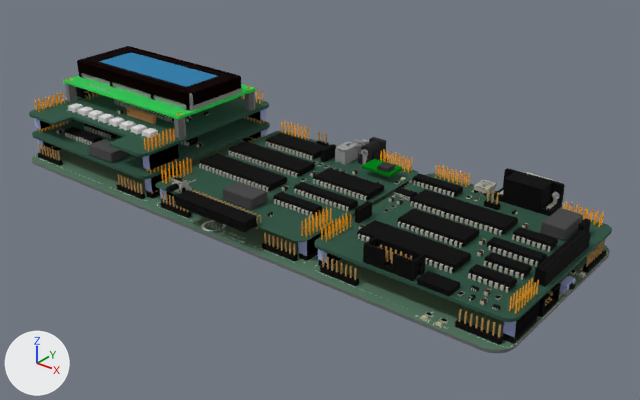
The glTF model assets/3d/pr2.glb, before and after one commit.
Rendered twice from a 50 mm camera at (0.431, -0.264, 0.205) aimed at (0.172, 0.06, 0.004). The axes (+X, +Y, +Z) are drawn at lower left. The lights are the same throughout. The older version comes first. Where no turn or scale is listed for an object, it has been applied to the vertices.

Objects in the first picture: '=>[0:1:1:11]', '=>[0:1:1:11].001', '=>[0:1:1:17]', '=>[0:1:1:28]', '=>[0:1:1:30].001', '=>[0:1:1:41]', '=>[0:1:1:42]', '=>[0:1:1:5]', 'IC6', 'J6', 'JC5', 'SW1' and 9 more.
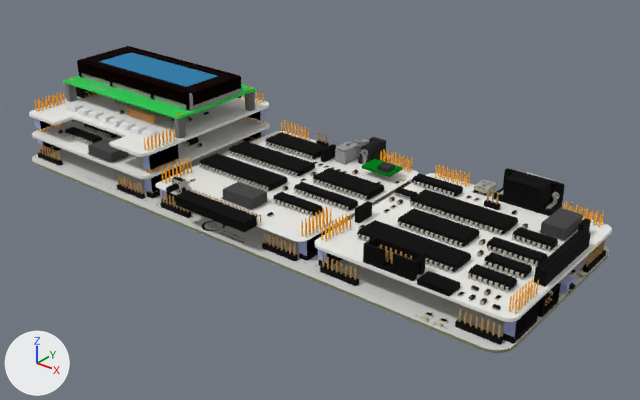
Patch to the scene script:
```diff
--- a/assets/3d/pr2.glb.py
+++ b/assets/3d/pr2.glb.py
@@ mat_mat_51 @@
 mat_mat_51 = principled_material('mat_51')
-mat_mat_51.base_color = (0.08, 0.2, 0.14)  # dark green #507c69
+mat_mat_51.base_color = (0.769, 0.769, 0.769)  # light grey #e3e3e3
 mat_mat_51.roughness = 1.0
@@ mat_white_mask @@
+mat_white_mask = principled_material('white-mask')
+mat_white_mask.base_color = (0.86, 0.85, 0.81)  # white #efede8
+mat_white_mask.roughness = 0.55
@@ me_v102_io1_0_pcb @@
 me_v102_io1_0_pcb.from_pydata(...)  # 15093 vertices, 34694 faces; spans x -0.155..0.155, y -0.05..0.05, z -0.008..0.008
-me_v102_io1_0_pcb.materials.append(mat_mat_25)  # dark green #507c69
+me_v102_io1_0_pcb.materials.append(mat_white_mask)  # white #efede8
```

Location of each change, (x1, y1, x2, y2) in pixels of the pictures (640 x 400 px):
'=>[0:1:1:42]', recoloured (dark green to white): (29, 94, 612, 322) in both
'=>[0:1:1:28]', recoloured: (32, 140, 609, 353) in both
